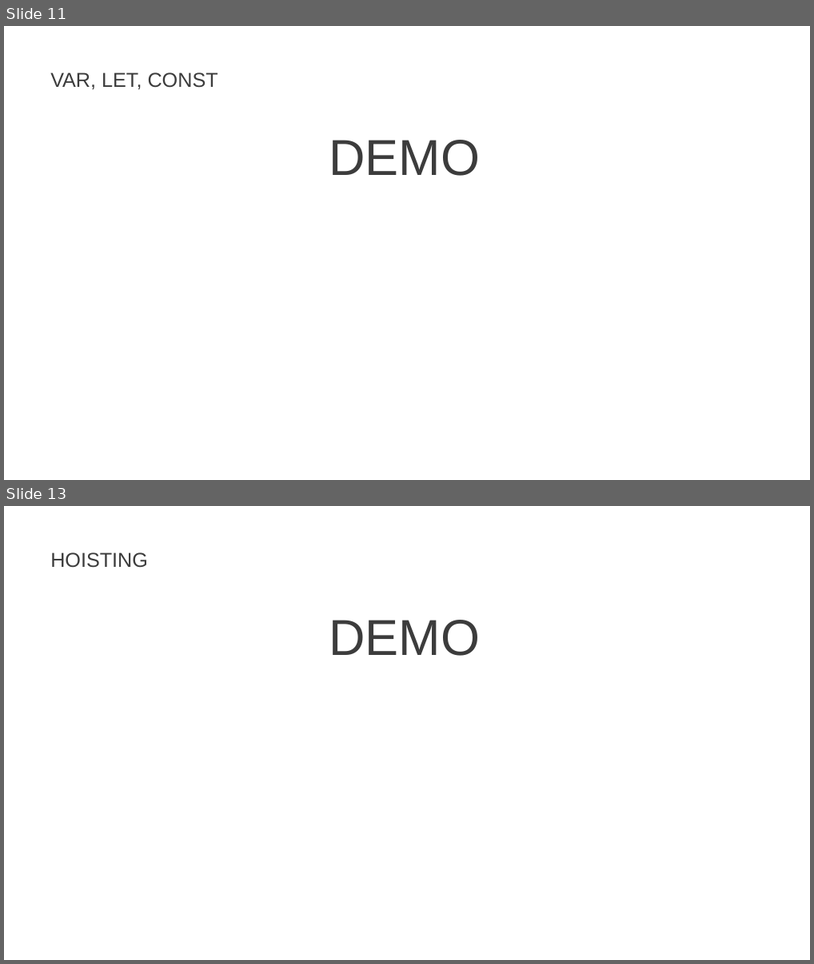
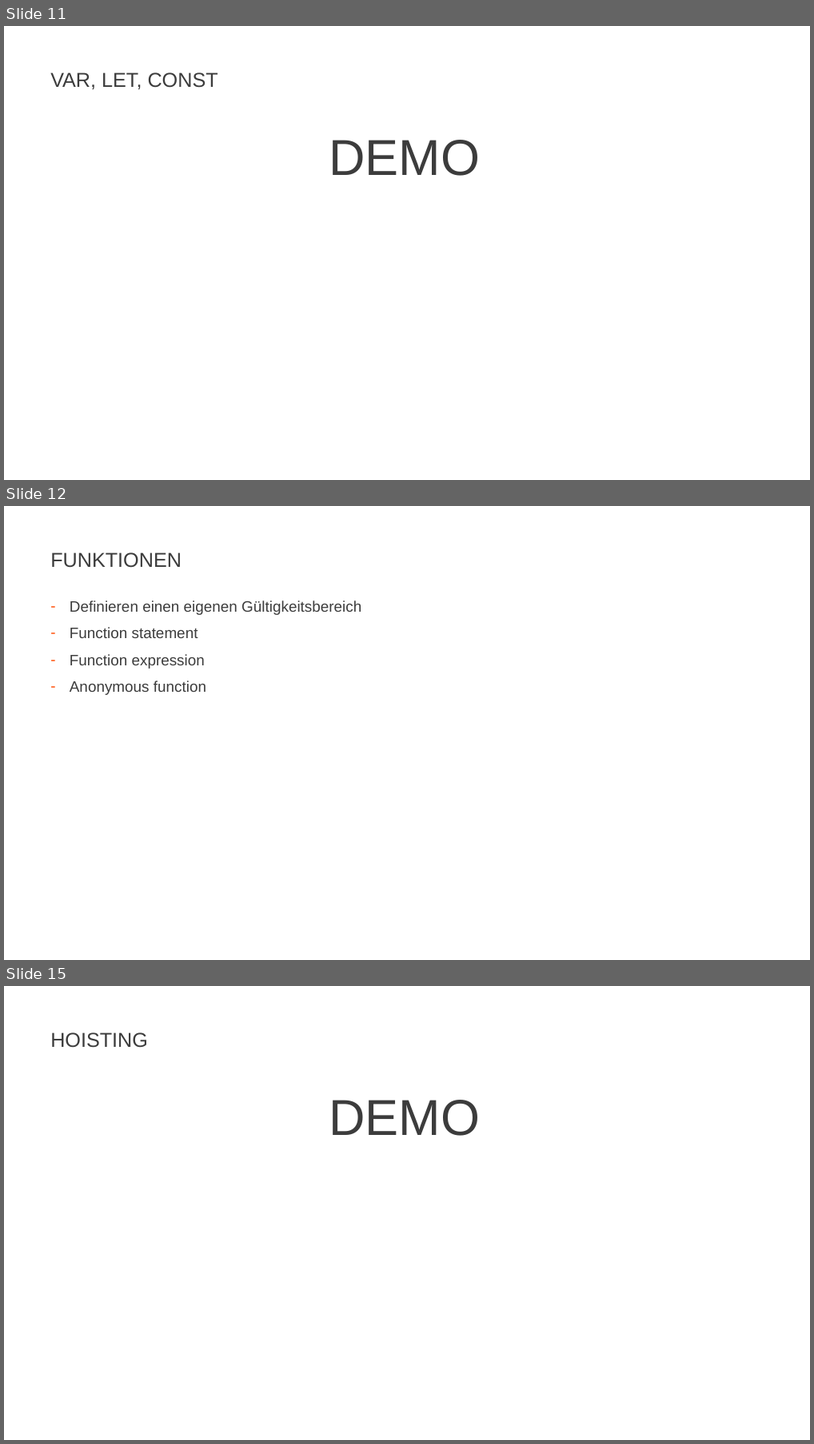
Before and after one commit to JohannesFeige/typescriptTrainingGrundlagen, a slide deck: TypeScriptBasics.pptx. Shown one above the other, each under a label of ours: slides 11 and 13 before the commit, slides 11, 12 and 15 after it; the slides between them are not shown. The pictures are 814x964 and 814x1444 pixels, drawn with LibreOffice and Linux fonts; fonts in the diff are those of the drawing; background and template pictures are left out. Boxes give left, top, right and bottom in pixels: in the first picture for what was removed or moved away, otherwise in the second. Text is boxed around its words. In the diff, an @@ line names an element or a change of style, - is before the commit and + after.

```diff
--- a/TypeScriptBasics.pptx
+++ b/TypeScriptBasics.pptx
@@ slide 12 added at box(4, 506, 810, 960), background #FFFFFF @@
@@ title added at box(50, 552, 182, 568), 24 pt, text #3C3C3C @@
+FUNKTIONEN
@@ text added at box(70, 600, 362, 695), 18 pt, text #3C3C3C @@
+– Definieren einen eigenen Gültigkeitsbereich
+– Function statement
+– Function expression
+– Anonymous function
@@ what was slide 13 is now slide 15 @@
```
Also in this commit, not shown: 4 slides changed, 5 other slides added, 1 slide removed, 7 other files.
